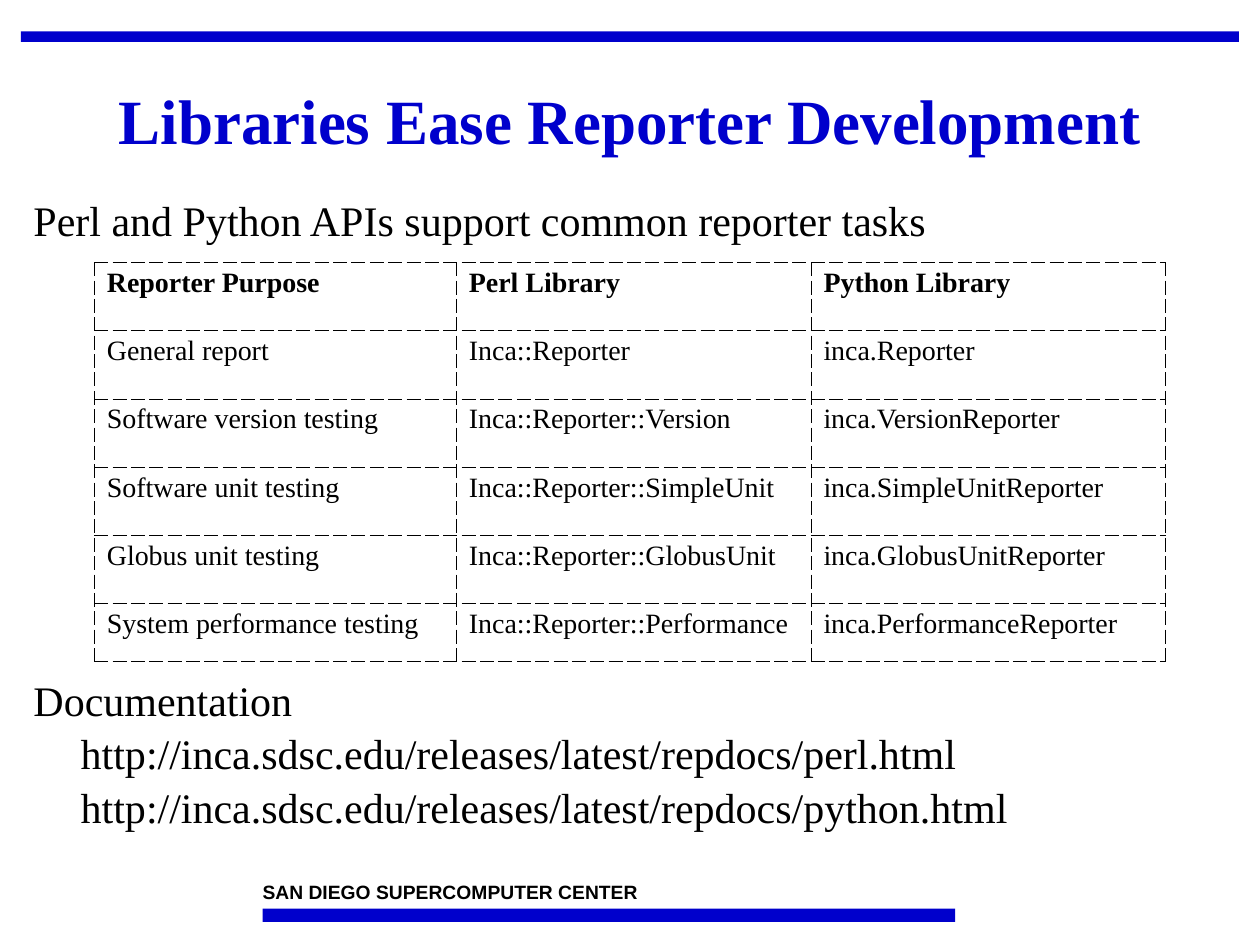
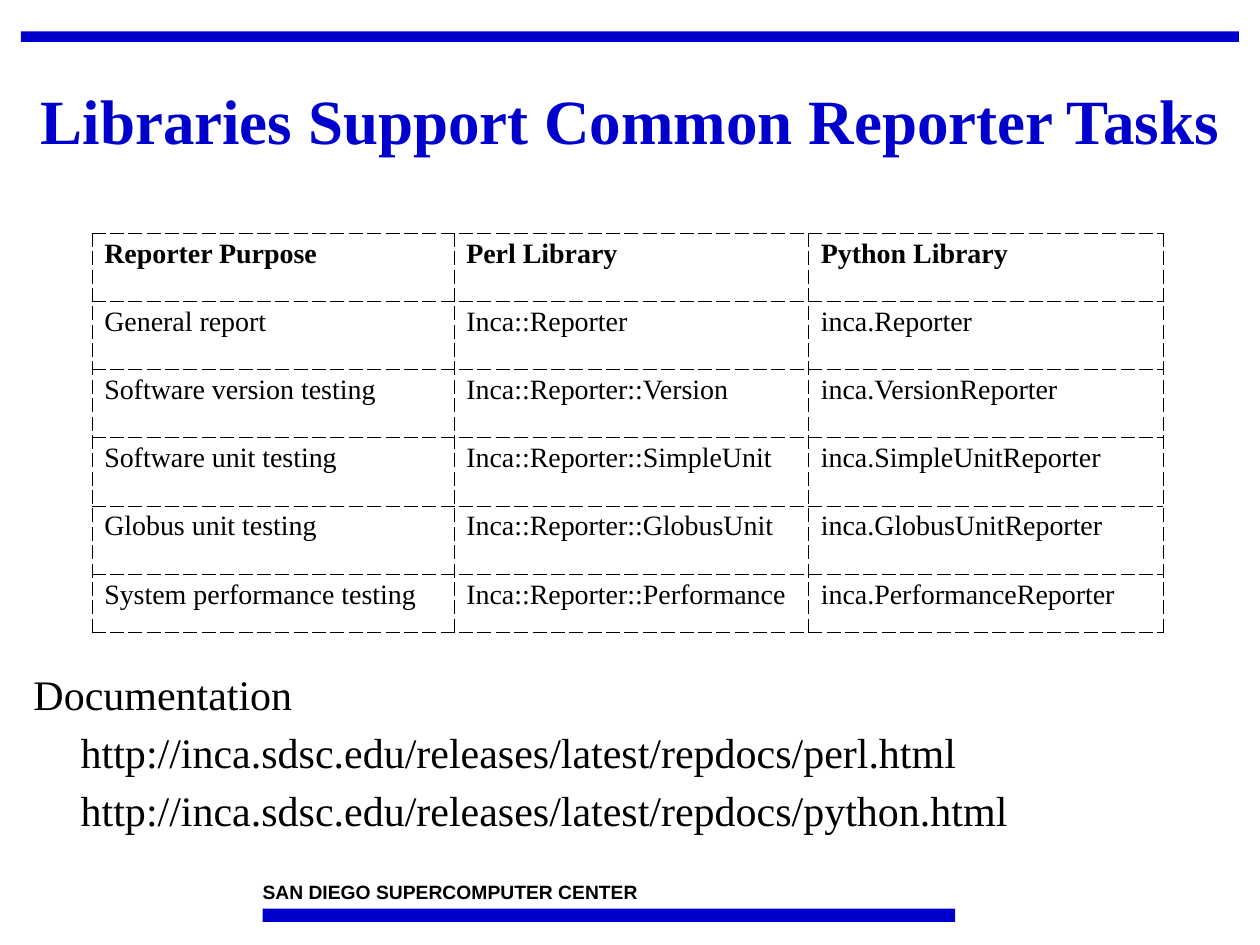
Before and after one commit to IncaProject/inca-xsede, a slide deck: slide 9 of talks/2008workshop/incaReporters.ppt. Drawn at 1260x945 pixels with LibreOffice and Linux fonts; fonts in the diff are those of the drawing; background and template pictures are left out. Boxes give left, top, right and bottom in pixels: in the first picture for what was removed or moved away, otherwise in the second. Text is boxed around its words. In the diff, an @@ line names an element or a change of style, - is before the commit and + after.

```diff
--- a/talks/2008workshop/incaReporters.ppt
+++ b/talks/2008workshop/incaReporters.ppt
@@ title at (41, 100, 1219, 156): text changed @@
-Libraries Ease Reporter Development
+Libraries Support Common Reporter Tasks
@@ text "Documentation" at (33, 682, 1008, 835): line spacing 0.85 to 0.95 @@
@@ text at (33, 207, 926, 245): paragraph removed @@
-Perl and Python APIs support common reporter tasks
@@ table: place and size @@
-table at (94, 262, 1164, 662)
+table at (92, 233, 1162, 633)
```
Also in this commit, not shown: 17 other slides changed.
